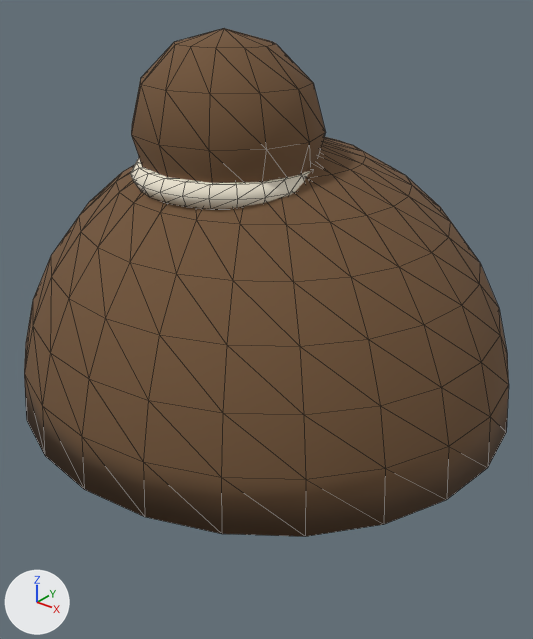
The glTF model public/assets/island/characters/wear/hair_bun.glb as it was, and as the next commit left it.
Both versions are drawn from a camera (50 mm lens) standing at (0.909, -1.141, 2.393) and looking at (0.024, -0.035, 1.707). Arrows for +X, +Y and +Z are at lower left; the lights stay in place. The first picture is the older version. Both versions are drawn at the pose saved in each file; the numbers are the values there. Mesh edges are drawn as thin lines.
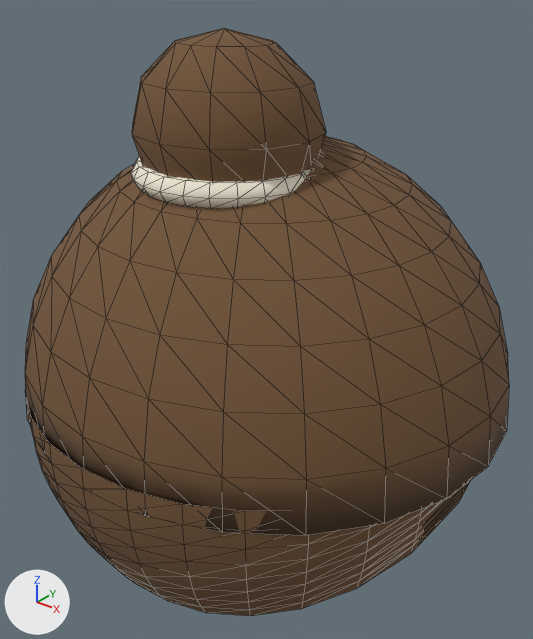
Location of each change, (x1, y1, x2, y2) in pixels of the pictures (533 x 639 px; the box of a moved part takes in the faces that stretch with it):
'Mesh_0', reshaped (15% taller)
    before: (24, 28, 509, 537)
    after: (25, 28, 509, 616)
part 1 of me_mesh_0, added (brown)
    after: (132, 28, 326, 182)
part 2 of me_mesh_0, added (brown)
    after: (25, 392, 471, 616)
part 3 of me_mesh_0, moved or reshaped
    before: (24, 28, 509, 537)
    after: (25, 136, 509, 535)

Edits to the bpy script that builds the scene:
```text
Change me_mesh_0:
    used by ob_mesh_0; location = (0.0, 0.0, 0.0)
    remove me_mesh_0.from_pydata(...)  # 256 vertices, 504 faces; spans x -0.535..0.534, y -0.522..0.492, z 1.549..2.289
    add me_mesh_0.from_pydata(...)  # 401 vertices, 752 faces; spans x -0.535..0.534, y -0.524..0.493, z 1.25..2.289
    me_mesh_0 part 1: a new loose piece, a UV sphere (12 segments, 6 rings, poles along z) spanning x -0.186..0.184, y -0.29..0.051, z 1.949..2.289, in mat_hair (brown #735538)
    me_mesh_0 part 2: a new loose piece of 145 vertices spanning x -0.524..0.523, y -0.524..0.019, z 1.25..1.596, in mat_hair (brown #735538)
    me_mesh_0 part 3: 1 vertex moved within x 0.0, y 0.0, z 2.098; 255 vertices removed from x -0.535..0.534, y -0.522..0.492, z 1.549..2.289; 193 vertices added at x -0.535..0.534, y -0.521..0.493, z 1.551..2.088
```
